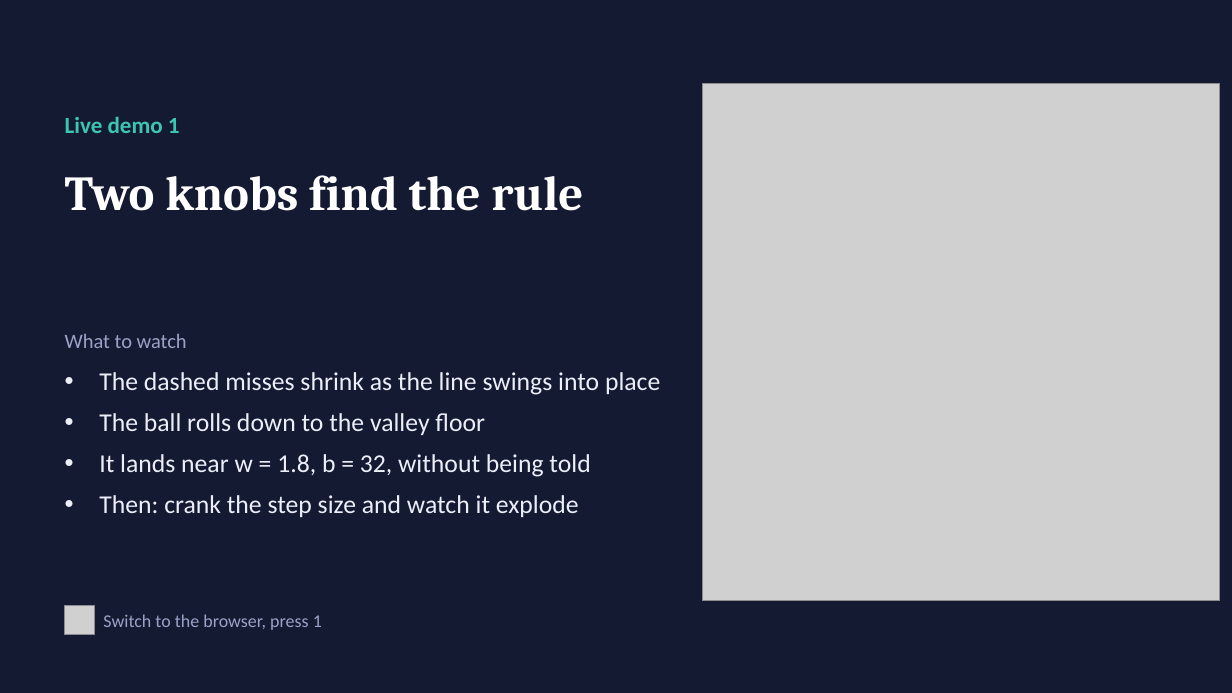
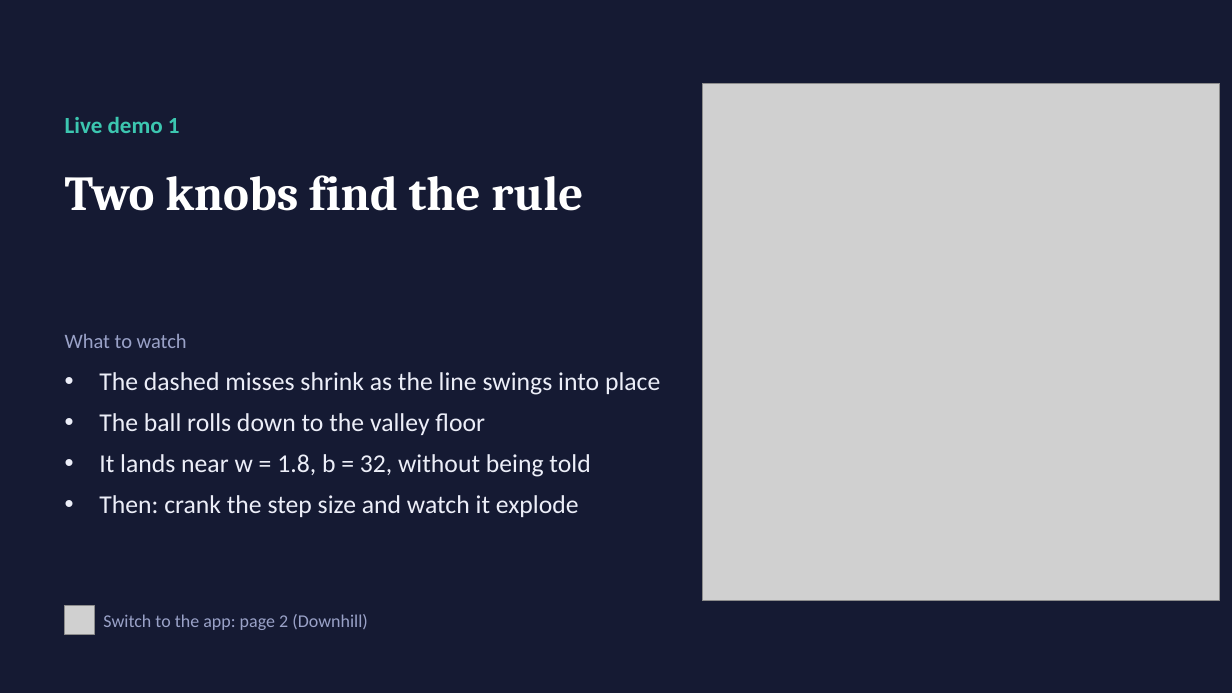
Before and after one commit to abhishek-marathe04/learning, a slide deck: slide 11 of ai_engineering/projects/neural-net/How-a-Neural-Network-Learns.pptx. Drawn at 1232x693 pixels with LibreOffice and Linux fonts; fonts in the diff are those of the drawing; grey boxes stand for pictures. Boxes give left, top, right and bottom in pixels: in the first picture for what was removed or moved away, otherwise in the second. Text is boxed around its words. In the diff, an @@ line names an element or a change of style, - is before the commit and + after.

```diff
--- a/ai_engineering/projects/neural-net/How-a-Neural-Network-Learns.pptx
+++ b/ai_engineering/projects/neural-net/How-a-Neural-Network-Learns.pptx
@@ text at <box>103,614,368,630</box>: text changed @@
-Switch to the browser, press 1
+Switch to the app: page 2 (Downhill)
```
Also in this commit, not shown: 3 other slides changed, 2 other files.
